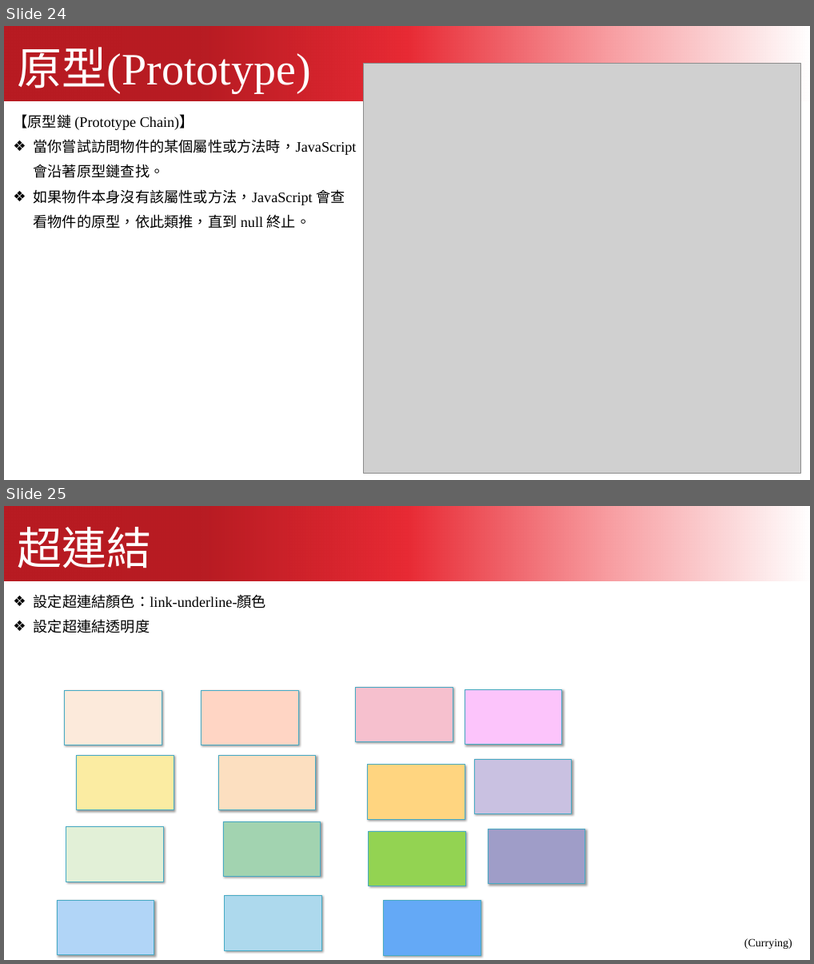
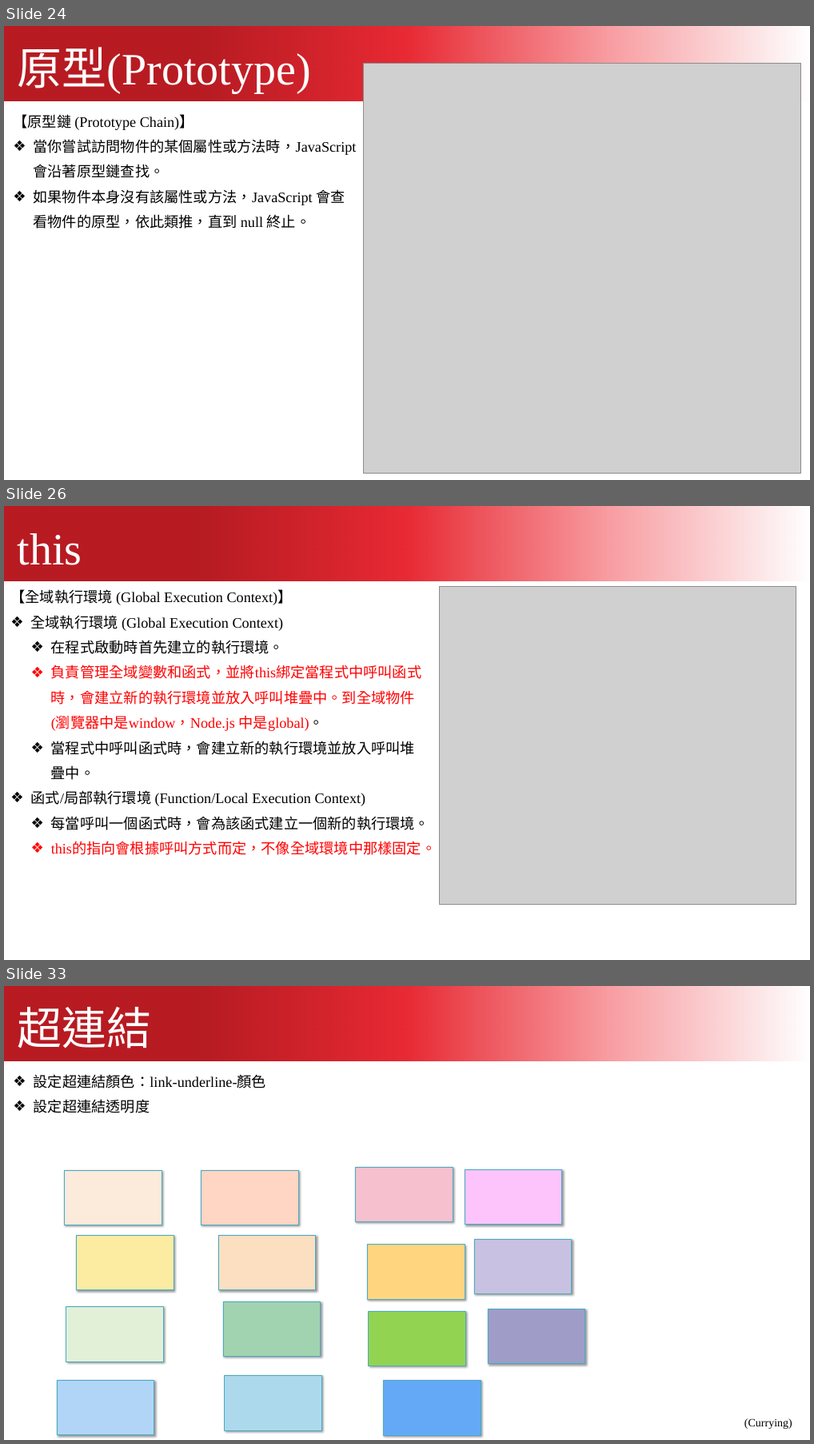
Before and after one commit to kcwc1029/blog-web, a slide deck: JavaScript/javascript_01.pptx. Shown one above the other, each under a label of ours: slides 24 and 25 before the commit, slides 24, 26 and 33 after it; the slides between them are not shown. The pictures are 814x964 and 814x1444 pixels, drawn with LibreOffice and Linux fonts; fonts in the diff are those of the drawing; grey boxes stand for pictures. Boxes give left, top, right and bottom in pixels: in the first picture for what was removed or moved away, otherwise in the second. Text is boxed around its words. In the diff, an @@ line names an element or a change of style, - is before the commit and + after.

```diff
--- a/JavaScript/javascript_01.pptx
+++ b/JavaScript/javascript_01.pptx
@@ slide 26 added at <box>4,506,810,960</box>, background #FFFFFF @@
@@ freeform shape added at <box>4,506,810,580</box>, fill gradient #B81B22 to #E82A34 to #F89DA1 to #FFFFFF @@
@@ text added at <box>18,533,82,565</box>, 80 pt, text #FFFFFF @@
+this
@@ text added at <box>10,589,422,780</box>, 26 pt, text #000000 @@
+【全域執行環境 (Global Execution Context)】
+❖ 全域執行環境 (Global Execution Context)
+  ❖ 在程式啟動時首先建立的執行環境。
+  ❖ 負責管理全域變數和函式，並將this綁定當程式中呼叫函式時，會建立新的執行環境並放入呼叫堆疊中。到全域物件(瀏覽器中是window，Node.js 中是global)。
+  ❖ 當程式中呼叫函式時，會建立新的執行環境並放入呼叫堆疊中。
@@ picture added at <box>439,586,796,904</box> @@
@@ text added at <box>31,790,436,855</box>, 26 pt, text #000000 @@
+❖ 函式/局部執行環境 (Function/Local Execution Context)
+  ❖ 每當呼叫一個函式時，會為該函式建立一個新的執行環境。
+  ❖ this的指向會根據呼叫方式而定，不像全域環境中那樣固定。
@@ what was slide 25 is now slide 33 @@
```
Also in this commit, not shown: 7 other slides added, 6 other files.
